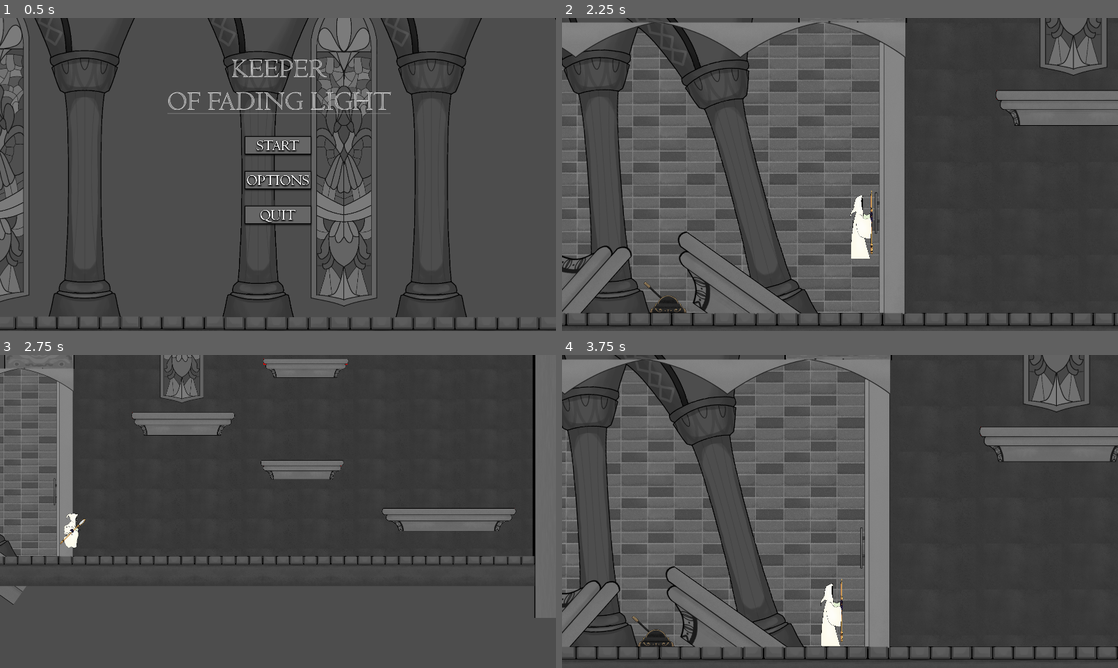
Above: before the commit, frames 1-4 (two rows, left to right).
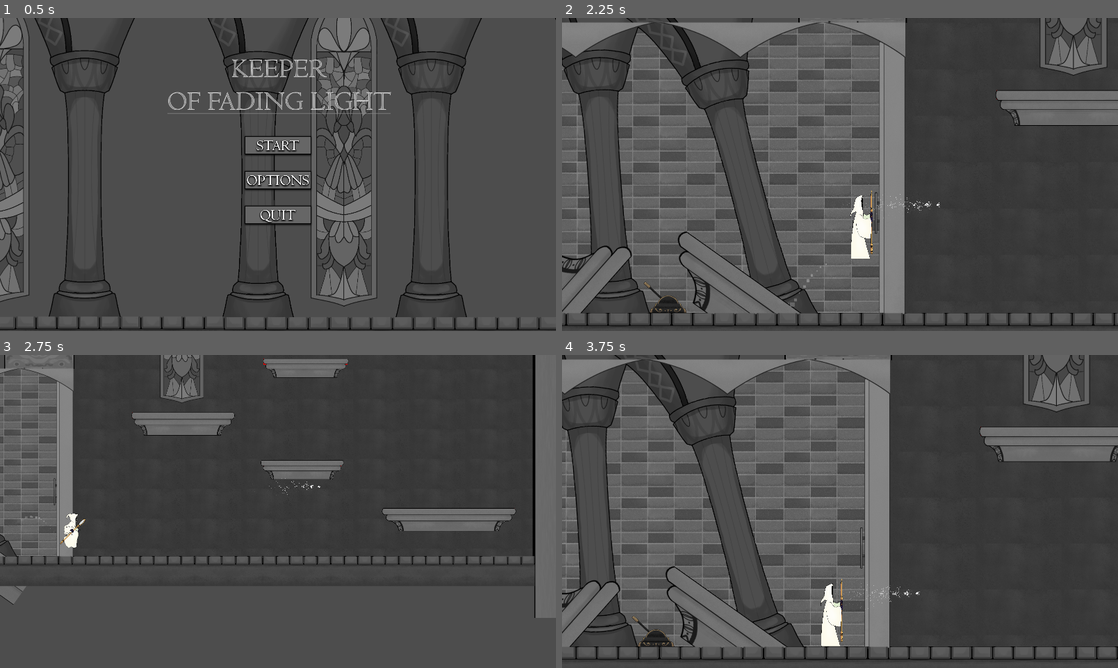
Above: after the commit, the same moments.

Repository: Obliii/projectlightbulb
Game: Godot game, scene res://scenes/ui/main_menu.tscn
The game is run twice, just before and just after one commit, with the same random seed, the same clock (stepped at 60 frames per second) and the same inputs. The engine's default icon, where the game draws it, is replaced by a stand-in: a white triangle on a blue panel in a dark square.
Inputs (mouse positions are in pixels of both pictures, inside the frame that each line leads up to):
- Up to frame 1 (0.5 s): no input
- Up to frame 2 (2.25 s): click (840, 146) at 0.5 s; tap Enter (activate) at 1.25, 1.35 s; move the mouse to (728, 277) at 1.27 s; hold D (move_right) from 1.28 s (still down); tap Space (jump) at 1.52 s; move the mouse to (728, 190) at 2.02 s; tap F (shoot) at 2.1 s
- Up to frame 3 (2.75 s): keep holding D (move_right); tap Space (jump) at 2.27 s
- Up to frame 4 (3.75 s): move the mouse to (895, 442) at 2.77 s; release D (move_right) at 2.78 s; hold A (move_left) 2.78-3.53 s; tap Enter (activate) at 2.85 s; move the mouse to (812, 574) at 3.52 s; hold D (move_right) from 3.53 s (still down); tap F (shoot) at 3.6 s

Frame 1 is identical in both runs. In frame 2, less than 0.1% of the frame differs, in the area x 40-68%, y 53-93%; in frame 3, less than 0.1%; in frame 4, less than 0.1%.

Commit message:
Continued particle work
Dust now kicked up when moving.

Diff:
--- a/objects/LightProjectile/LightProjectile.tscn
+++ b/objects/LightProjectile/LightProjectile.tscn
@@ -16,7 +16,7 @@
 [sub_resource type="Curve" id="Curve_bicy7"]
 min_value = -200.0
 max_value = 200.0
-_data = [Vector2(0, 200), 0.0, -202.198, 0, 1, Vector2(1, -2.19781), -202.198, 0.0, 1, 0]
+_data = [Vector2(0, 28.5714), 0.0, -30.7693, 0, 1, Vector2(1, -2.19781), -30.7693, 0.0, 1, 0]
 point_count = 2
 
 [sub_resource type="CurveTexture" id="CurveTexture_gjwfc"]
@@ -34,9 +34,9 @@
 emission_shape = 1
 emission_sphere_radius = 1.0
 direction = Vector3(0, 0, 0)
-initial_velocity_max = 68.88
+initial_velocity_max = 23.94
 gravity = Vector3(0, 0, 0)
-radial_accel_max = 2.25
+radial_accel_max = 1.0
 radial_accel_curve = SubResource("CurveTexture_gjwfc")
 scale_curve = SubResource("CurveTexture_n0ct6")
 alpha_curve = SubResource("CurveTexture_8uge8")
@@ -97,13 +97,11 @@
 debug_color = Color(0.474147, 0.491646, 0.852908, 0.42)
 
 [node name="Trail" type="GPUParticles2D" parent="."]
-visible = false
 amount = 2000
 process_material = SubResource("ParticleProcessMaterial_ane3x")
-lifetime = 0.6
-speed_scale = 0.35
+lifetime = 3.0
+speed_scale = 16.0
 fixed_fps = 0
-trail_enabled = true
 trail_lifetime = 0.12
 trail_sections = 2
 trail_section_subdivisions = 2
--- a/objects/Player/character.tscn
+++ b/objects/Player/character.tscn
@@ -52,6 +52,31 @@
 
 [sub_resource type="RectangleShape2D" id="RectangleShape2D_0rabd"]
 size = Vector2(311, 445)
+
+[sub_resource type="Curve" id="Curve_ix18g"]
+_data = [Vector2(0, 1), 0.0, 0.0, 0, 0, Vector2(0.446667, 0.824176), 0.0, 0.0, 0, 0, Vector2(1, 0), 0.0, 0.0, 0, 0]
+point_count = 3
+
+[sub_resource type="CurveTexture" id="CurveTexture_8d7rc"]
+curve = SubResource("Curve_ix18g")
+
+[sub_resource type="Curve" id="Curve_fcwcq"]
+_data = [Vector2(0, 0), 0.0, 0.0, 0, 0, Vector2(1, 1), 0.0, 0.0, 0, 0]
+point_count = 2
+
+[sub_resource type="CurveTexture" id="CurveTexture_40g11"]
+curve = SubResource("Curve_fcwcq")
+
+[sub_resource type="ParticleProcessMaterial" id="ParticleProcessMaterial_on4cf"]
+particle_flag_disable_z = true
+emission_shape = 3
+emission_box_extents = Vector3(12, 1, 1)
+gravity = Vector3(0, -98, 0)
+scale_min = 5.0
+scale_max = 20.0
+scale_curve = SubResource("CurveTexture_40g11")
+color = Color(0.597176, 0.597176, 0.597176, 1)
+alpha_curve = SubResource("CurveTexture_8d7rc")
 
 [node name="Player" type="CharacterBody2D" node_paths=PackedStringArray("sprite", "entity", "raycast_collider", "raycast_above", "ShotMarker") groups=["Player"]]
 process_mode = 1
@@ -111,3 +136,9 @@
 position = Vector2(31, 144)
 target_position = Vector2(120, 0)
 collision_mask = 3
+
+[node name="Dust Particles" type="GPUParticles2D" parent="."]
+position = Vector2(-22, 246)
+amount = 20
+process_material = SubResource("ParticleProcessMaterial_on4cf")
+fixed_fps = 0
--- a/objects/Player/player.gd
+++ b/objects/Player/player.gd
@@ -6,12 +6,21 @@
 @export var raycast_collider : RayCast2D
 @export var raycast_above : RayCast2D
 @export var ShotMarker : Marker2D
+@onready var dust = $"Dust Particles"
+
 
 # I want the character's direction -1 (left), 1 (right)
 @export var characterdirection: int = 1
 @export var projectile_scene: PackedScene
 
 var gravity = ProjectSettings.get_setting("physics/2d/default_gravity")
+
+# Dust kicked up from walking.
+func _process(delta):
+	if velocity.x > 0:
+		dust.emitting = true
+	else:
+		dust.emitting = false
 
 func GetDirection():
 	# Just to get the real direction of the player. I'll figure out a better way next time. haha. TIME CRUNCH.
Not shown: 1 places in objects/Player/character.tscn that only renumber resources
